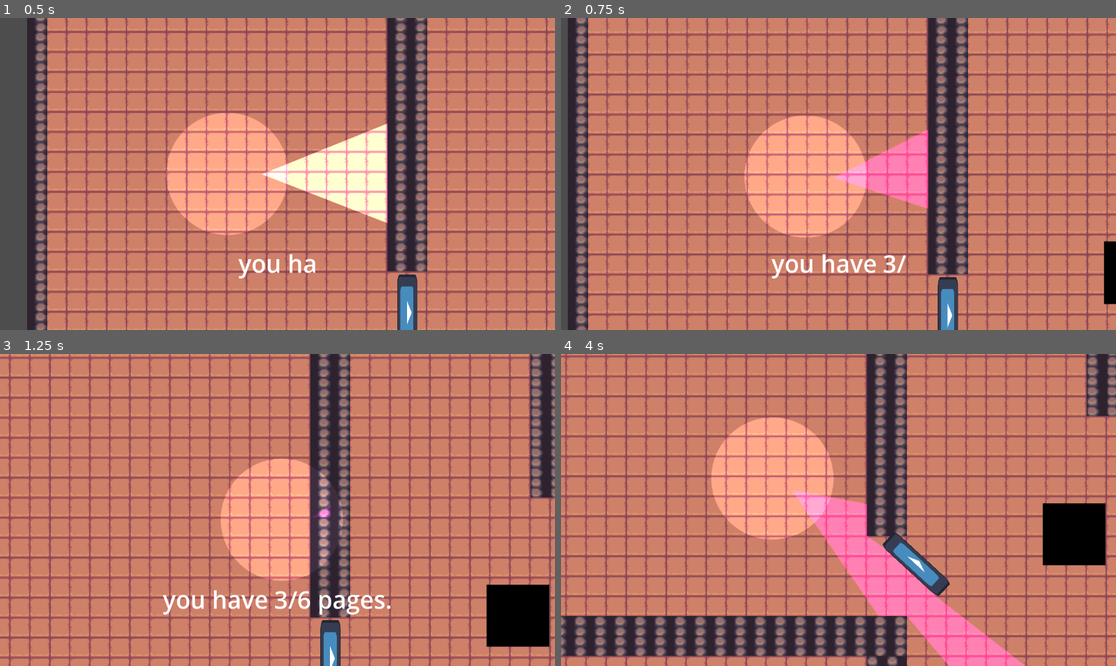
Above: before the commit, frames 1-4 (two rows, left to right).
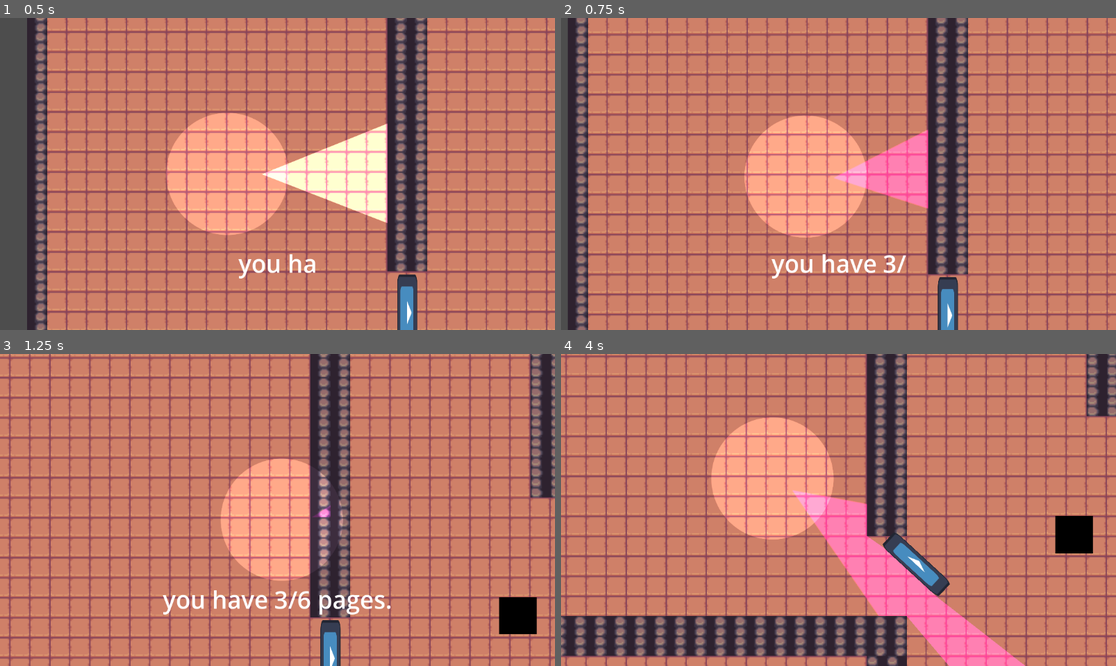
Above: after the commit, the same moments.

Repository: Zack-Calderwood/GAME-OFF-2024
Game: Godot game, scene res://Scenes/game.tscn
The game is run twice, just before and just after one commit, with the same random seed, the same clock (stepped at 60 frames per second) and the same inputs. The engine's default icon, where the game draws it, is replaced by a stand-in: a white triangle on a blue panel in a dark square.
Inputs (mouse positions are in pixels of both pictures, inside the frame that each line leads up to):
- Up to frame 1 (0.5 s): no input
- Up to frame 2 (0.75 s): move the mouse to (960, 158) at 0.52 s; hold D (ui_right) from 0.53 s (still down); tap F (F) at 0.6 s
- Up to frame 3 (1.25 s): keep holding D (ui_right)
- Up to frame 4 (4 s): move the mouse to (727, 525) at 1.27 s; release D (ui_right) at 1.28 s; hold Down (ui_down) 1.28-2.03 s; tap F (F) every 0.75 s from 1.35 to 3.6 s; move the mouse to (894, 441) at 2.02 s; hold D (ui_right) 2.03-2.78 s; move the mouse to (810, 572) at 2.77 s; hold Up (ui_up) 2.78-3.53 s; move the mouse to (1005, 556) at 3.52 s; hold Left (ui_left) from 3.53 s (still down)

Frame 1 is identical in both runs. In frame 2, 0.5% of the frame differs, in the area x 97-100%, y 71-92%; in frame 3, 1.5%, in the area x 87-99%, y 73-94%; in frame 4, 1.5%.

Commit message:
Update note.tscn

Diff:
--- a/game-off-2024/Scenes/note.tscn
+++ b/game-off-2024/Scenes/note.tscn
@@ -4,13 +4,13 @@
 [ext_resource type="Script" path="res://Scripts/notes.gd" id="2_0f0qx"]
 
 [sub_resource type="RectangleShape2D" id="RectangleShape2D_sv50b"]
-size = Vector2(48, 48)
+size = Vector2(40, 32)
 
 [node name="Note" type="Node2D"]
 visibility_layer = 3
 
 [node name="Sprite2D" type="Sprite2D" parent="."]
-scale = Vector2(0.1, 0.1)
+scale = Vector2(0.06, 0.06)
 texture = ExtResource("1_4ij3e")
 script = ExtResource("2_0f0qx")
 
@@ -20,6 +20,7 @@
 [node name="CollisionShape2D" type="CollisionShape2D" parent="Area2D"]
 light_mask = 3
 visibility_layer = 3
+scale = Vector2(0.800001, 1)
 shape = SubResource("RectangleShape2D_sv50b")
 
 [connection signal="body_entered" from="Area2D" to="Sprite2D" method="_on_area_2d_body_entered"]
